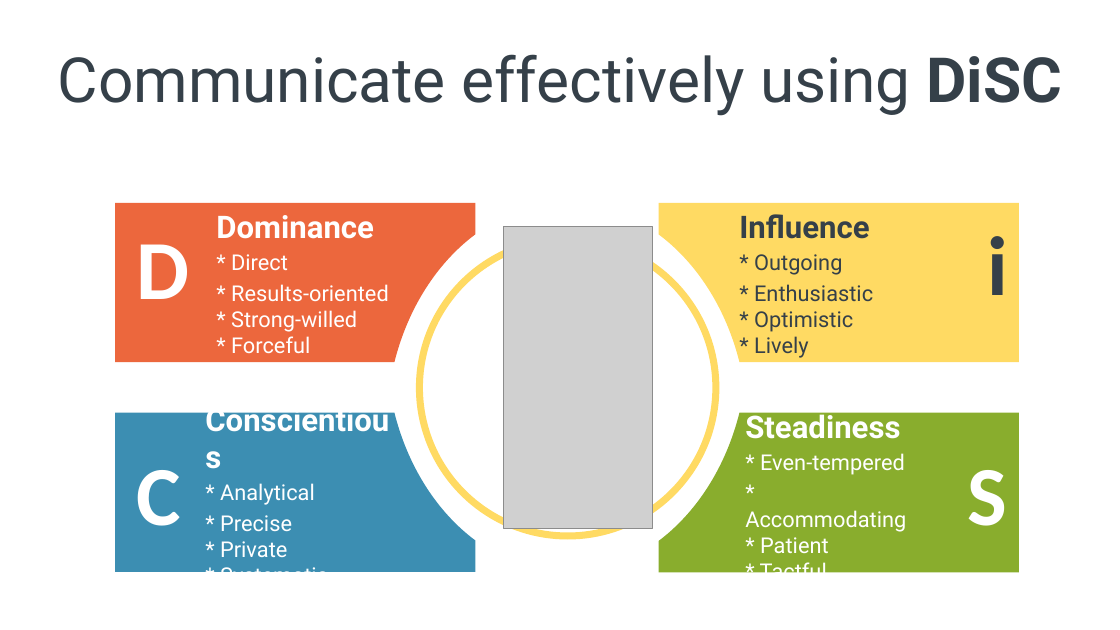
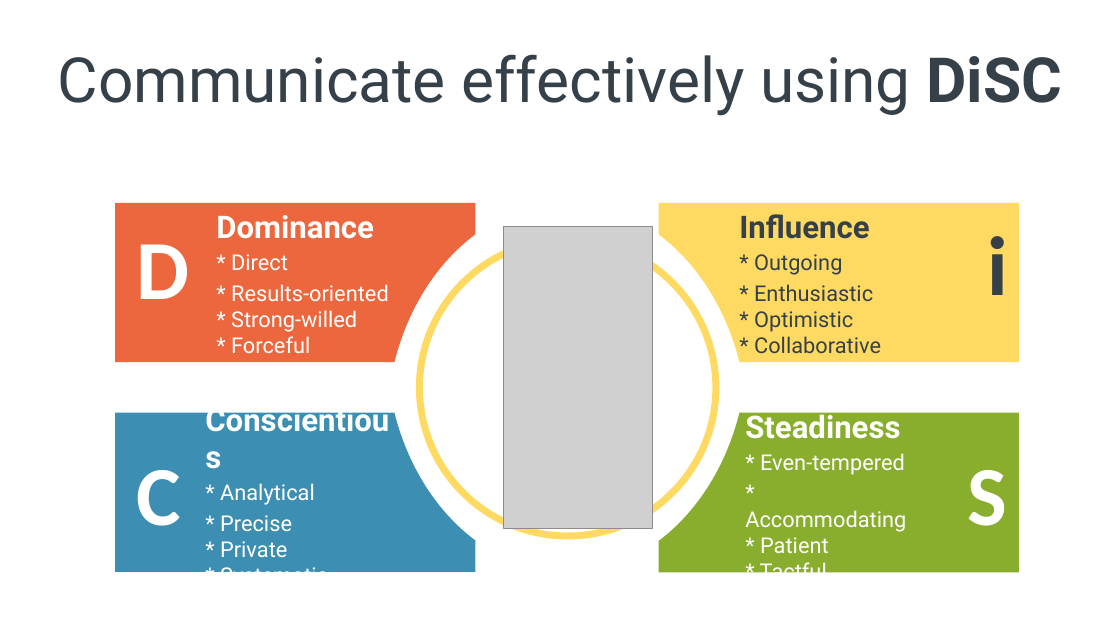
Before and after one commit to spetryjohnson/Talk---Hiring--Firing--and-Inspiring, a slide deck: slide 76 of Hiring, Firing, and Inspiring.pptx (slide 71 before the commit). Drawn at 1120x630 pixels with LibreOffice and Linux fonts; fonts in the diff are those of the drawing; grey boxes stand for pictures. Boxes give left, top, right and bottom in pixels: in the first picture for what was removed or moved away, otherwise in the second. Text is boxed around its words. In the diff, an @@ line names an element or a change of style, - is before the commit and + after.

```diff
--- a/Hiring, Firing, and Inspiring.pptx
+++ b/Hiring, Firing, and Inspiring.pptx
@@ text at (754, 284, 881, 353): text changed @@
-* Enthusiastic
-* Optimistic
-* Lively
+* Enthusiastic
+* Optimistic
+* Collaborative
```
Also in this commit, not shown: 2 other slides changed, 5 slides added, 1 other file.
